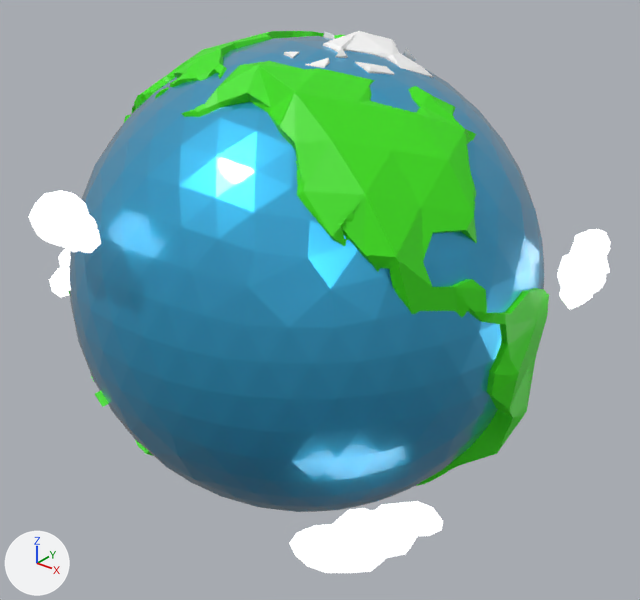
Renders of the glTF model scene.glb from each side of a commit.
Before and after are seen from a 50 mm lens placed at (19.0, -23.1, 13.5), pointed at (0.6, -0.1, -0.8). Every picture has the same lights, and +X, +Y and +Z are marked at lower left. Both versions are drawn at frame 95 of the action 'earthAction'; the numbers are the values there.

The older version as bpy lines, for what is in view:
```python
me_earth4_lambert1_0 = bpy.data.meshes.new('earth4_lambert1_0')
me_earth4_lambert1_0.from_pydata(...)  # 360 vertices, 735 faces; spans x -8.73..-3.72, y -7.24..-0.92, z -7.09..1.84
me_earth4_lambert1_0.materials.append(mat_материал)  # green #3ce700
me_earth4_lambert1_0_009 = bpy.data.meshes.new('earth4_lambert1_0.009')
me_earth4_lambert1_0_009.from_pydata(...)  # 551 vertices, 1168 faces; spans x -3.16..1.07, y -3.58..1.55, z 6.82..8.72
me_earth4_lambert1_0_009.materials.append(mat_материал_006)  # white #ffffff
me_earthneed = bpy.data.meshes.new('earthneed')
me_earthneed.from_pydata(...)  # an icosphere of 80 faces spanning x -0.95..0.95, y -1.0..1.0, z -1.0..1.0
ob_earth = bpy.data.objects.new('earth', me_earthneed)
ob_earth.location = (0.0, 0.0, 0.0)
ob_earth.rotation_euler = (0.0, 0.0, 2.824)  # degrees (0, 0, 162)
ob_grend = bpy.data.objects.new('grend', me_earth4_lambert1_0_009)
ob_grend.parent = ob_earth
ob_grend.location = (0.0, 0.0, 0.0)
ob_usa = bpy.data.objects.new('usa', me_earth4_lambert1_0)
ob_usa.parent = ob_earth
ob_usa.location = (0.0, 0.0, 0.0)
# also in view: 'usa.001' at (3.9, -1.8, 4.6); 'Икосфера' at (0.0, 0.0, 0.0); 'russia' at (-2.7, 1.3, 4.6); 'sky' at (-0.2, -0.4, -0.3)
```
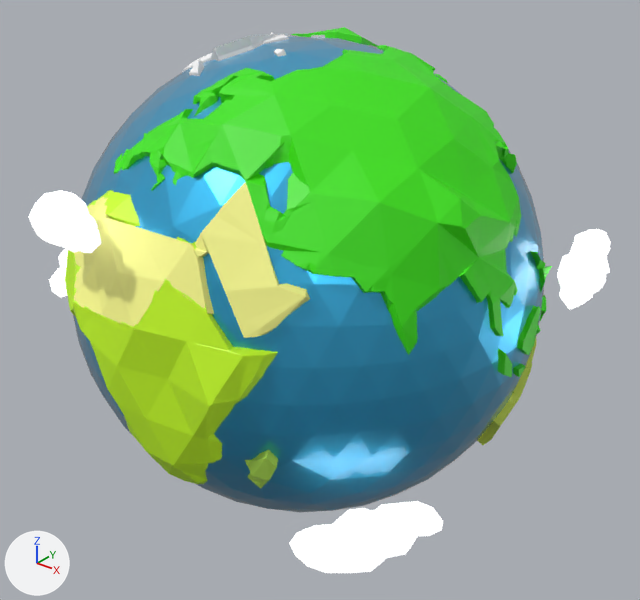
Diff of the bpy script that builds the scene:
```diff
--- a/scene.glb.py
+++ b/scene.glb.py
@@ ob_earth @@
 ob_earth.location = (0.0, 0.0, 0.0)
-ob_earth.rotation_euler = (0.0, 0.0, 2.824)  # degrees (0, 0, 162)
+ob_earth.rotation_euler = (0.0175, 0.0175, -0.315)  # degrees (1, 1, -18)
```

Location of each change, [x1, y1, x2, y2] in pixels of the pictures (640 x 600 px):
'Икосфера', turned
    before: [69, 36, 544, 512]
    after: [73, 36, 544, 512]
'russia', turned
    before: [124, 31, 345, 122]
    after: [114, 45, 521, 355]
'usa.001', turned
    before: [182, 61, 510, 330]
    after: [291, 27, 378, 47]
'africa', turned (not visible before)
    after: [65, 190, 278, 484]
'africa.001', turned (not visible before)
    after: [74, 197, 214, 330]
'oae', turned (not visible before)
    after: [195, 182, 310, 338]
'usa', turned (not visible afterwards)
    before: [416, 288, 549, 486]
'grend', turned
    before: [284, 31, 433, 78]
    after: [182, 32, 325, 76]
'indos', turned
    before: [68, 291, 153, 456]
    after: [498, 251, 552, 377]
'aust', turned (not visible before)
    after: [477, 338, 536, 445]
'madag', turned (not visible before)
    after: [245, 450, 278, 488]
